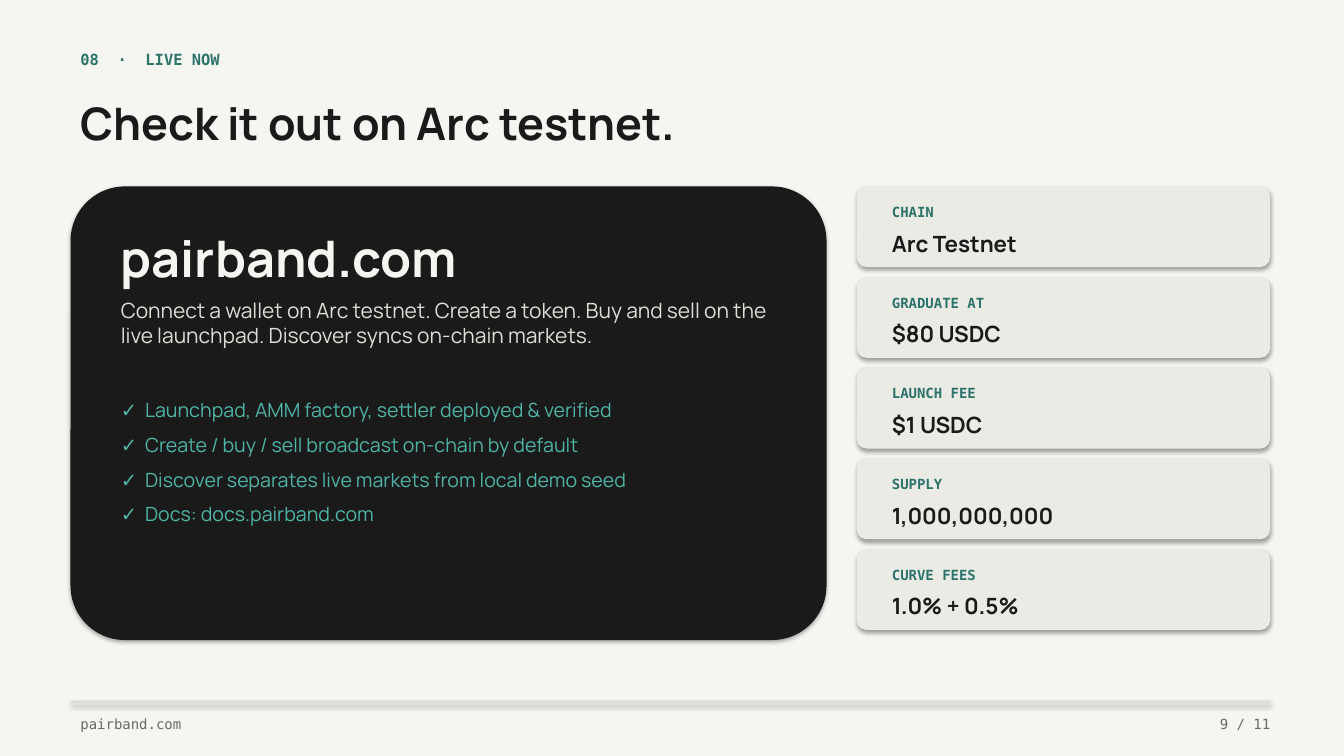
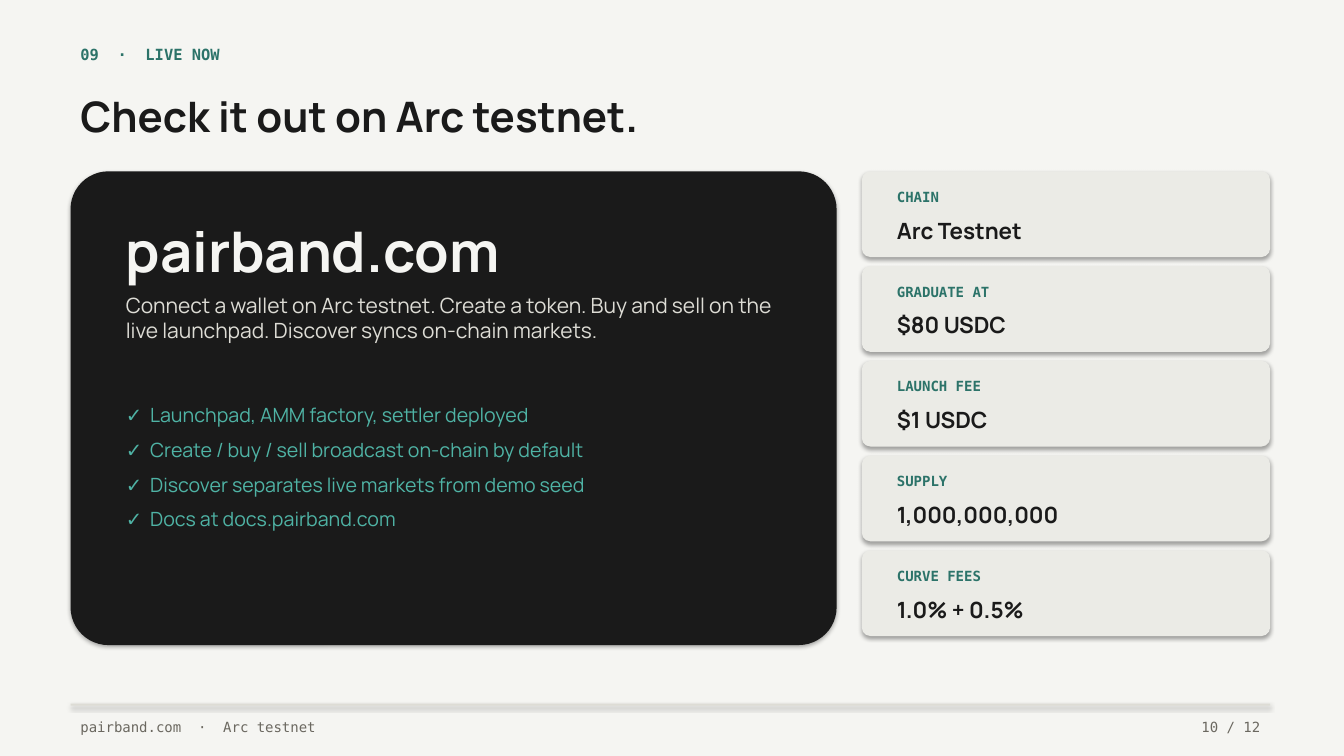
Before and after one commit to kunaldrall29/pairband-reimagine, a slide deck: slide 10 of docs/pitch/Pairband-Pitch-Deck.pptx (slide 9 before the commit). Drawn at 1344x756 pixels with LibreOffice and Linux fonts; fonts in the diff are those of the drawing. Boxes give left, top, right and bottom in pixels: in the first picture for what was removed or moved away, otherwise in the second. Text is boxed around its words. In the diff, an @@ line names an element or a change of style, - is before the commit and + after.

```diff
--- a/docs/pitch/Pairband-Pitch-Deck.pptx
+++ b/docs/pitch/Pairband-Pitch-Deck.pptx
@@ text at [80,48,220,61]: text changed @@
-08 · LIVE NOW
+09 · LIVE NOW
@@ text "Check it out on Arc ..." at [80,101,638,133]: size 32 to 30 pt; less space between paragraphs @@
@@ rounded rectangle: place and size @@
-rounded rectangle at [71,187,827,640]
+rounded rectangle at [71,171,837,645]
@@ proportions changed in 6 elements at [862,456,1270,541], [862,551,1270,636], [862,361,1270,447], [71,171,837,645], [862,266,1270,352], [862,171,1270,257] @@
@@ rounded rectangle: place and size @@
-rounded rectangle at [857,187,1270,267]
+rounded rectangle at [862,171,1270,257]
@@ less space between paragraphs in 11 elements at [126,297,771,343], [897,570,981,581], [897,475,947,486], [897,506,1058,526], [897,409,987,431], [897,380,981,391], [897,601,1024,619], [897,314,1006,336], [897,286,990,297], [897,223,1022,240], [897,191,939,202] @@
@@ text "CHAIN": place and size @@
-text "CHAIN" at [892,206,934,217]
+text "CHAIN" at [897,191,939,202]
@@ text "pairband.com": place and size @@
-text "pairband.com" at [121,240,457,289]
+text "pairband.com" at [126,231,500,286]
@@ text "pairband.com" at [126,231,500,286]: size 36 to 40 pt; less space between paragraphs @@
@@ text "Arc Testnet": place and size @@
-text "Arc Testnet" at [892,236,1017,253]
+text "Arc Testnet" at [897,223,1022,240]
@@ rounded rectangle: place and size @@
-rounded rectangle at [857,277,1270,358]
+rounded rectangle at [862,266,1270,352]
@@ text "GRADUATE AT": place and size @@
-text "GRADUATE AT" at [892,297,984,308]
+text "GRADUATE AT" at [897,286,990,297]
@@ text "$80 USDC": place and size @@
-text "$80 USDC" at [892,323,1001,345]
+text "$80 USDC" at [897,314,1006,336]
@@ rounded rectangle: place and size @@
-rounded rectangle at [857,368,1270,449]
+rounded rectangle at [862,361,1270,447]
@@ text "LAUNCH FEE": place and size @@
-text "LAUNCH FEE" at [892,387,976,398]
+text "LAUNCH FEE" at [897,380,981,391]
@@ text at [150,407,528,427]: text changed @@
-✓ Launchpad, AMM factory, settler deployed & verified
+✓ Launchpad, AMM factory, settler deployed
@@ text at [150,477,585,531]: text changed @@
-✓ Discover separates live markets from local demo seed
-✓ Docs: docs.pairband.com
+✓ Discover separates live markets from demo seed
+✓ Docs at docs.pairband.com
@@ rounded rectangle: place and size @@
-rounded rectangle at [857,459,1270,539]
+rounded rectangle at [862,456,1270,541]
@@ rounded rectangle: place and size @@
-rounded rectangle at [857,549,1270,630]
+rounded rectangle at [862,551,1270,636]
@@ text removed at [1220,718,1270,729] @@
-9 / 11
@@ text at [80,721,316,735]: text changed @@
-pairband.com
+pairband.com · Arc testnet
@@ text added at [1201,721,1260,732], 10 pt, text #6B6860 @@
+10 / 12
```
Also in this commit, not shown: 9 other slides changed, 2 slides added, 1 slide removed, 1 other file.
